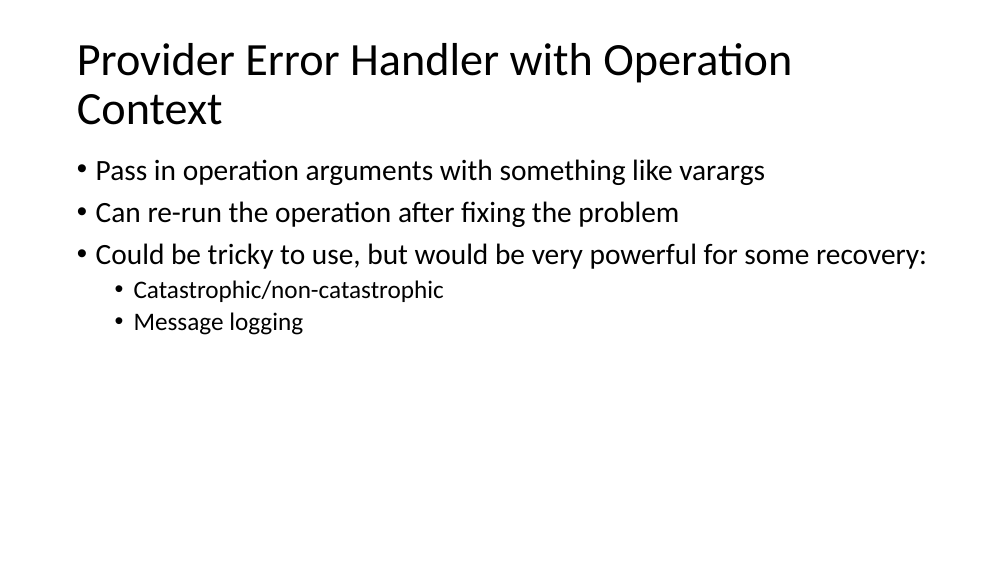
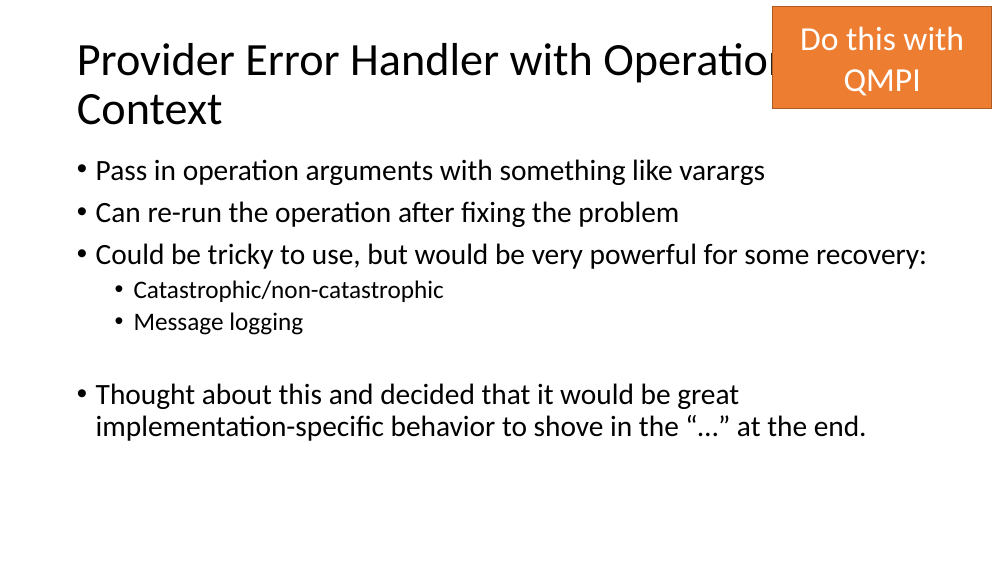
Before and after one commit to mpiwg-ft/ft-issues, a slide deck: slide 14 of slides/2016-06-09 Error Handler Plenary.pptx (slide 9 before the commit). Drawn at 1008x567 pixels with LibreOffice and Linux fonts; fonts in the diff are those of the drawing. Boxes give left, top, right and bottom in pixels: in the first picture for what was removed or moved away, otherwise in the second. Text is boxed around its words. In the diff, an @@ line names an element or a change of style, - is before the commit and + after.

```diff
--- a/slides/2016-06-09 Error Handler Plenary.pptx
+++ b/slides/2016-06-09 Error Handler Plenary.pptx
@@ rectangle added at (773, 7, 992, 109), fill #ED7D31, outline #AF5C24 1 pt, 32 pt, text #FFFFFF @@
+Do this with QMPI
@@ text at (96, 383, 867, 441): paragraph added @@
+• Thought about this and decided that it would be great implementation-specific behavior to shove in the “…” at the end.
```
Also in this commit, not shown: 7 other slides changed, 6 slides added, 1 slide removed, 1 other file.
